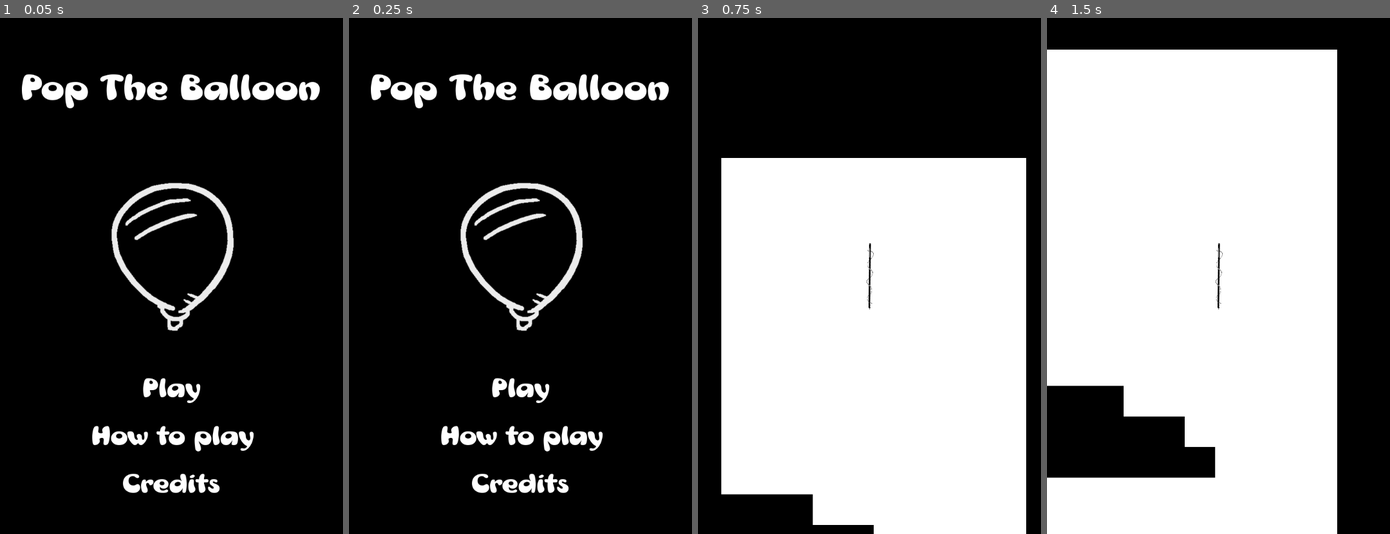
Above: before the commit, frames 1-4 (left to right).
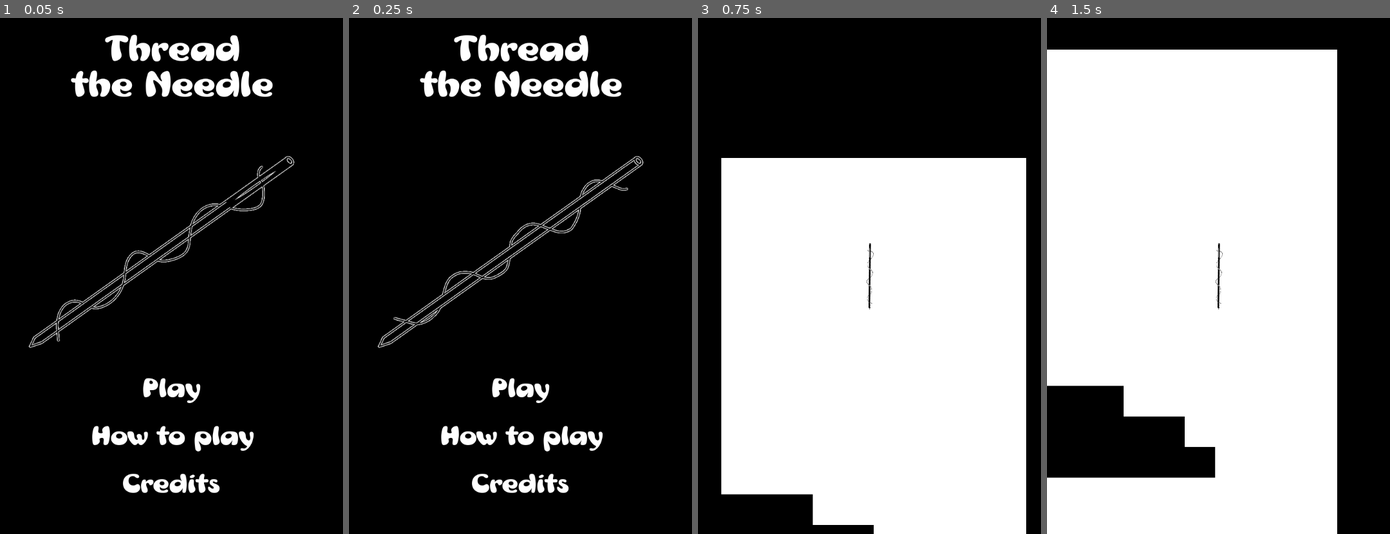
Above: after the commit, the same moments.

Repository: jhaydari72/DroptheBall1
Game: Godot game, scene res://Menu Screen/Menu Set Up .tscn
The game is run twice, just before and just after one commit, with the same random seed, the same clock (stepped at 60 frames per second) and the same inputs.
Inputs:
- Up to frame 1 (0.05 s): no input
- Up to frame 2 (0.25 s): no input
- Up to frame 3 (0.75 s): click "Play" at 0.5 s
- Up to frame 4 (1.5 s): hold Right (ui_right) from 1.28 s (still down)

The runs differ from the first frame. In frame 1, 6.9% of the frame differs, in the area x 6-94%, y 3-64%; in frame 2, 6.9%; in frame 3, nothing differs; in frame 4, nothing differs.

Commit message:
title screen updated

Diff:
--- a/DroptheBall/Menu Screen/Menu Set Up .tscn
+++ b/DroptheBall/Menu Screen/Menu Set Up .tscn
@@ -1,10 +1,19 @@
-[gd_scene load_steps=10 format=2]
+[gd_scene load_steps=12 format=2]
 
 [ext_resource path="res://Menu Screen/Mrs Beasley.ttf" type="DynamicFontData" id=1]
 [ext_resource path="res://Menu Screen/Play Button .gd" type="Script" id=2]
 [ext_resource path="res://Menu Screen/Credit Button .gd" type="Script" id=3]
 [ext_resource path="res://Menu Screen/How to play.gd" type="Script" id=4]
-[ext_resource path="res://Balloon/Balloon Test 1.png" type="Texture" id=5]
+[ext_resource path="res://Player/needle2.png" type="Texture" id=5]
+[ext_resource path="res://Player/Needle.png" type="Texture" id=6]
+
+[sub_resource type="SpriteFrames" id=5]
+animations = [ {
+"frames": [ ExtResource( 6 ), ExtResource( 5 ) ],
+"loop": true,
+"name": "title",
+"speed": 5.0
+} ]
 
 [sub_resource type="DynamicFont" id=1]
 size = 81
@@ -41,17 +50,20 @@
 "_edit_use_anchors_": false
 }
 
-[node name="Balloon Test 1" type="Sprite" parent="Background Color "]
-position = Vector2( 550.372, 756.491 )
-texture = ExtResource( 5 )
+[node name="Balloon Test 1" type="AnimatedSprite" parent="Background Color "]
+position = Vector2( 470.569, 569.875 )
+frames = SubResource( 5 )
+animation = "title"
+playing = true
 
 [node name="Label" type="Label" parent="."]
-margin_left = -0.973
-margin_top = 100.0
-margin_right = 719.027
-margin_bottom = 206.0
+margin_left = 2.71023
+margin_top = 34.9298
+margin_right = 722.71
+margin_bottom = 181.93
 custom_fonts/font = SubResource( 1 )
-text = "Pop The Balloon"
+text = "Thread
+the Needle"
 align = 1
 valign = 1
 __meta__ = {
Not shown, changed: DroptheBall/Balloon/Balloon.png.import
